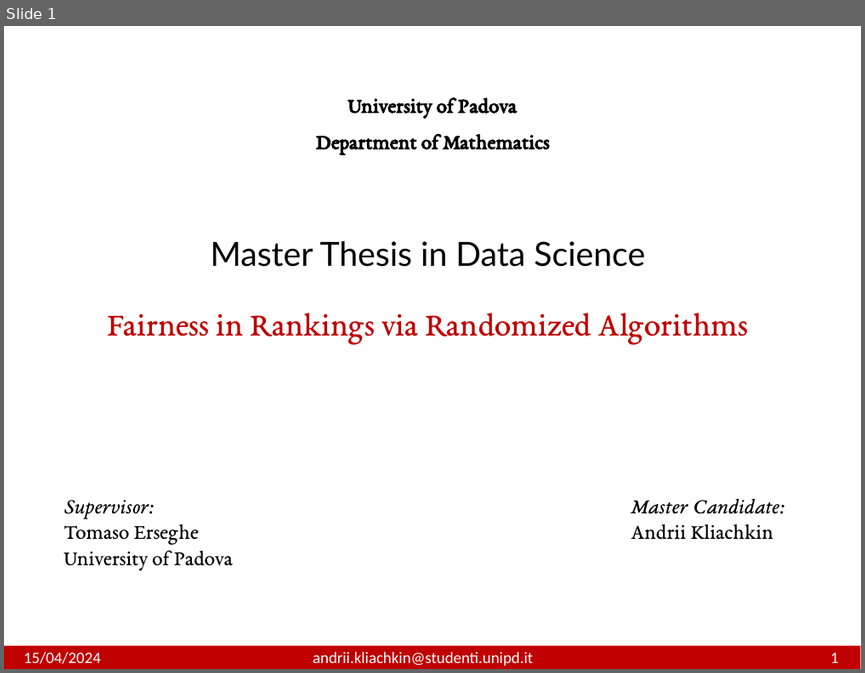
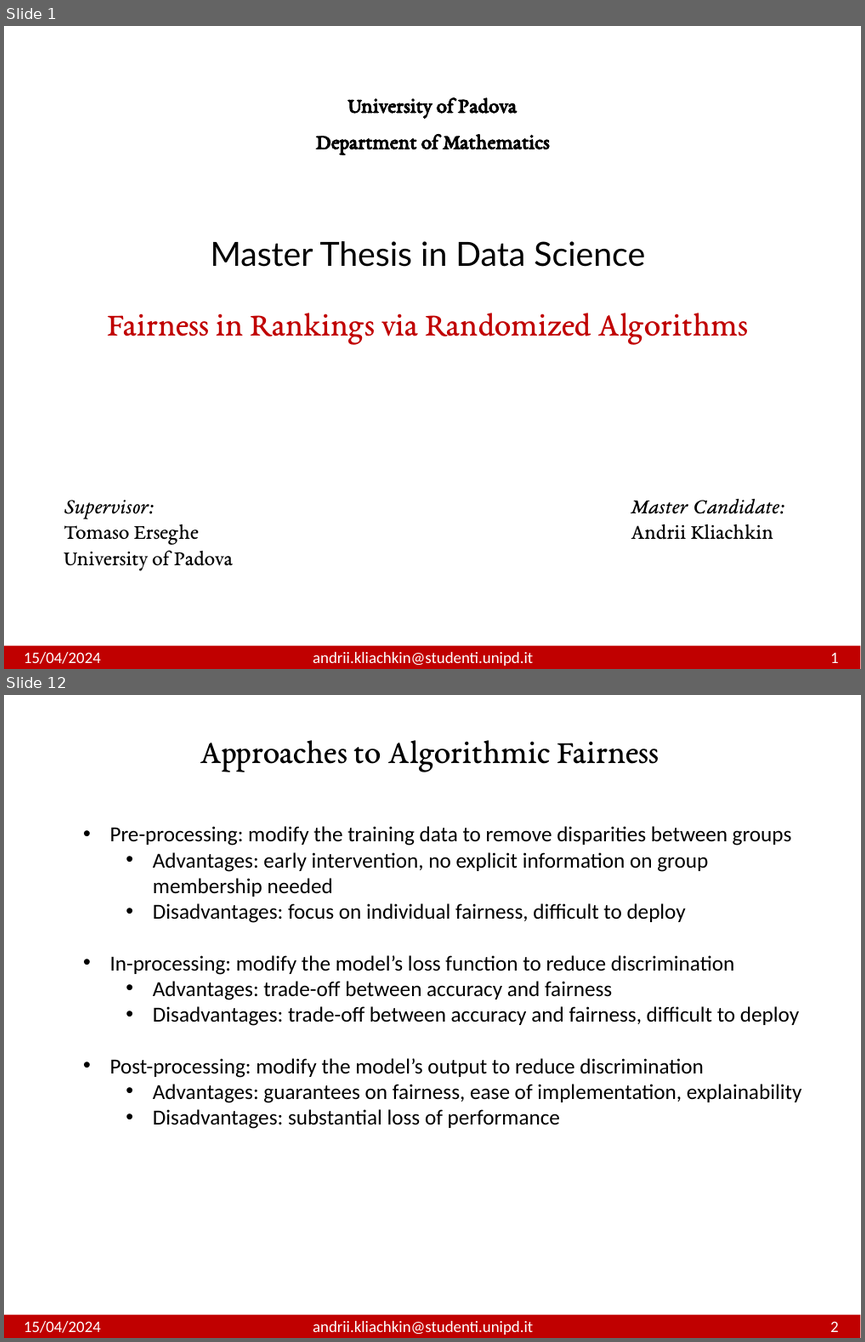
Before and after one commit to andrewklayk/unipd_thesis, a slide deck: AndriiKliachkin.pptx. Shown one above the other, each under a label of ours: slide 1 before the commit, slides 1 and 12 after it; the slides between them are not shown. The pictures are 865x673 and 865x1342 pixels, drawn with LibreOffice and Linux fonts; fonts in the diff are those of the drawing. Boxes give left, top, right and bottom in pixels: in the first picture for what was removed or moved away, otherwise in the second. Text is boxed around its words. In the diff, an @@ line names an element or a change of style, - is before the commit and + after.

```diff
--- a/AndriiKliachkin.pptx
+++ b/AndriiKliachkin.pptx
@@ slide 12 added at box(4, 695, 861, 1338), background #FFFFFF @@
@@ text added at box(200, 740, 659, 771), 28 pt, text #000000 @@
+Approaches to Algorithmic Fairness
@@ text added at box(110, 826, 802, 1129), 18 pt, text #000000 @@
+• Pre-processing: modify the training data to remove disparities between groups
+  • Advantages: early intervention, no explicit information on group membership needed
+  • Disadvantages: focus on individual fairness, difficult to deploy
+• In-processing: modify the model’s loss function to reduce discrimination
+  • Advantages: trade-off between accuracy and fairness
+  • Disadvantages: trade-off between accuracy and fairness, difficult to deploy
+• Post-processing: modify the model’s output to reduce discrimination
+  • Advantages: guarantees on fairness, ease of implementation, explainability
+  • Disadvantages: substantial loss of performance
@@ rectangle added at box(4, 1315, 861, 1338), fill #C00000 @@
@@ text added at box(24, 1321, 839, 1334), 13.5 pt, text #FFFFFF @@
+15/04/2024 andrii.kliachkin@studenti.unipd.it 2
```
Also in this commit, not shown: 2 slides changed, 28 other slides added, 24 other files.
